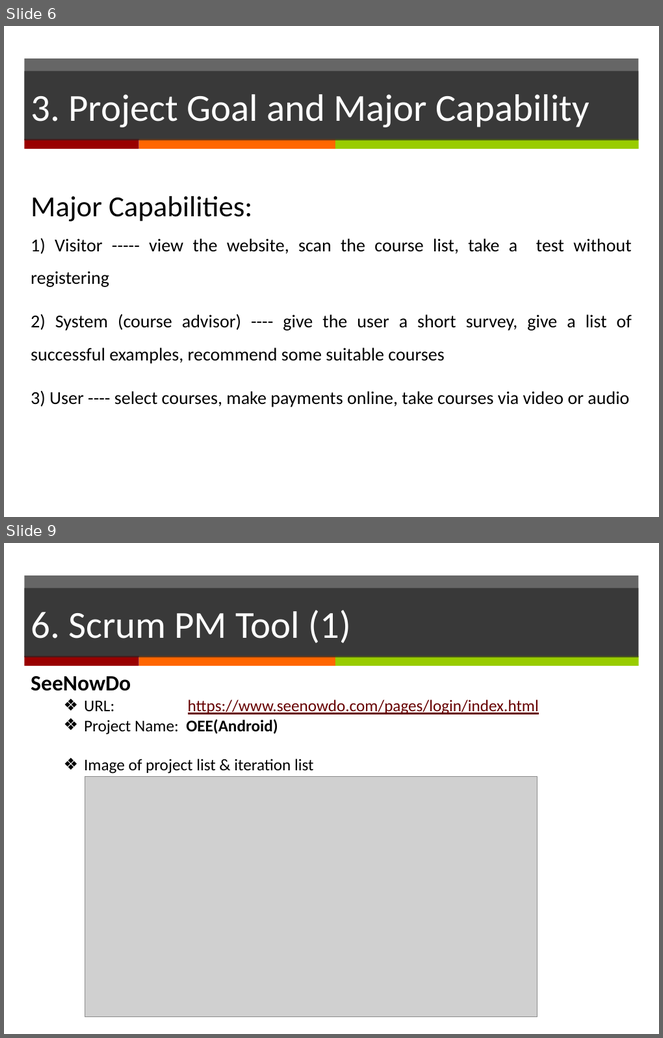
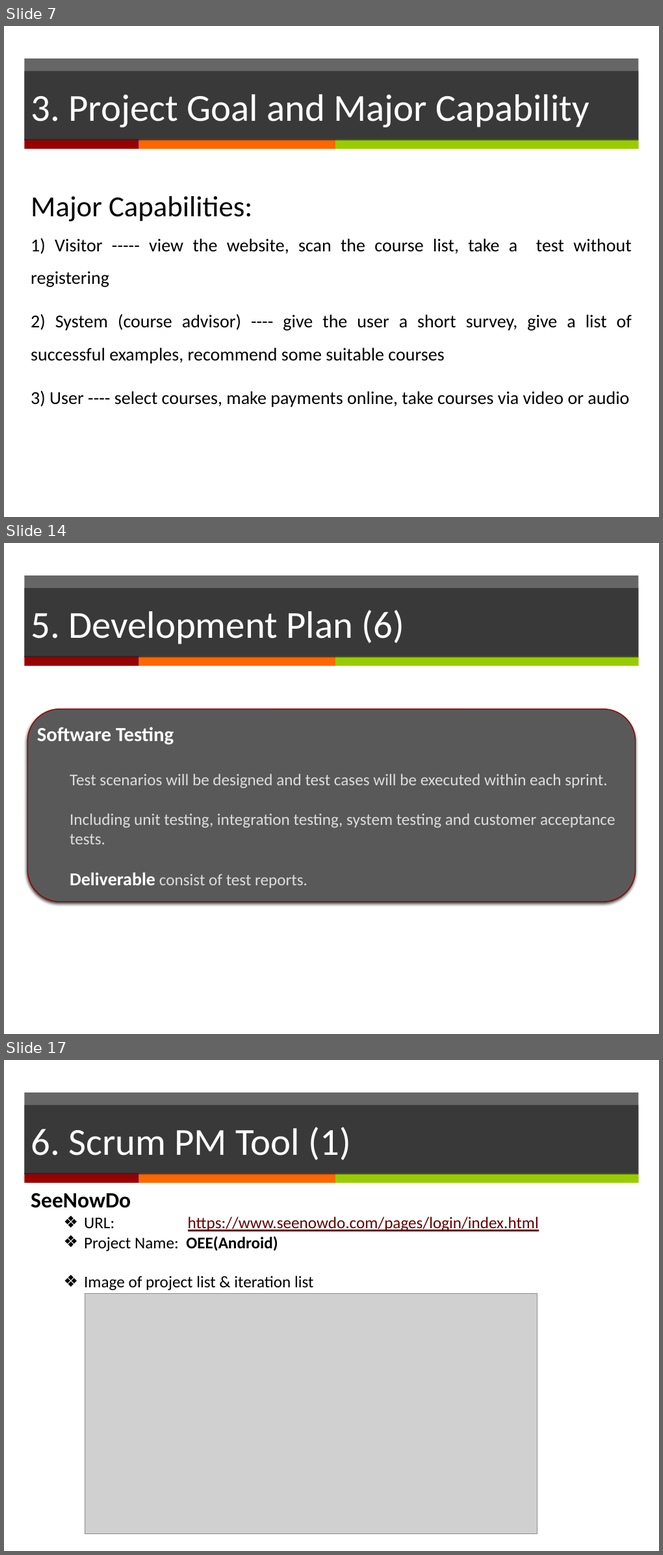
Before and after one commit to yadwinds/761_VEL, a slide deck: PCB/02 Plans & Actuals/2.1_Project Plan/Project Plan_(presentation)v0.1.pptx. Shown one above the other, each under a label of ours: slides 6 and 9 before the commit, slides 7, 14 and 17 after it; the slides between them are not shown. The pictures are 663x1038 and 663x1555 pixels, drawn with LibreOffice and Linux fonts; fonts in the diff are those of the drawing; grey boxes stand for pictures. Boxes give left, top, right and bottom in pixels: in the first picture for what was removed or moved away, otherwise in the second. Text is boxed around its words. In the diff, an @@ line names an element or a change of style, - is before the commit and + after.

```diff
--- a/PCB/02 Plans & Actuals/2.1_Project Plan/Project Plan_(presentation)v0.1.pptx
+++ b/PCB/02 Plans & Actuals/2.1_Project Plan/Project Plan_(presentation)v0.1.pptx
@@ slide 14 added at bbox=[4, 543, 659, 1034], background #FFFFFF; not listed: 4 template elements that a slide beside it also shows @@
@@ title added at bbox=[24, 589, 639, 657], fill #262626 at 70% opacity, 42 pt, text #FFFFFF @@
+5. Development Plan (6)
@@ rounded rectangle added at bbox=[27, 709, 636, 902], fill #595959, outline #950000 1 pt @@
@@ text added at bbox=[37, 727, 616, 888], 18 pt, text #DDDDDD @@
+Software Testing
+  Test scenarios will be designed and test cases will be executed within each sprint.
+  Including unit testing, integration testing, system testing and customer acceptance tests.
+  Deliverable consist of test reports.
@@ what was slide 6 is now slide 7 @@
@@ what was slide 9 is now slide 17 @@
```
Also in this commit, not shown: 5 slides changed, 7 other slides added.
